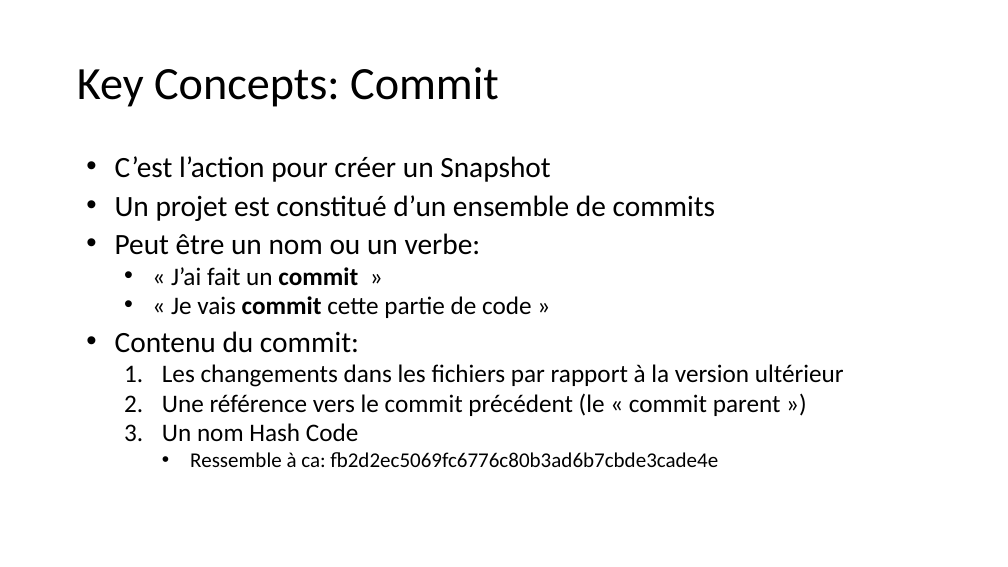
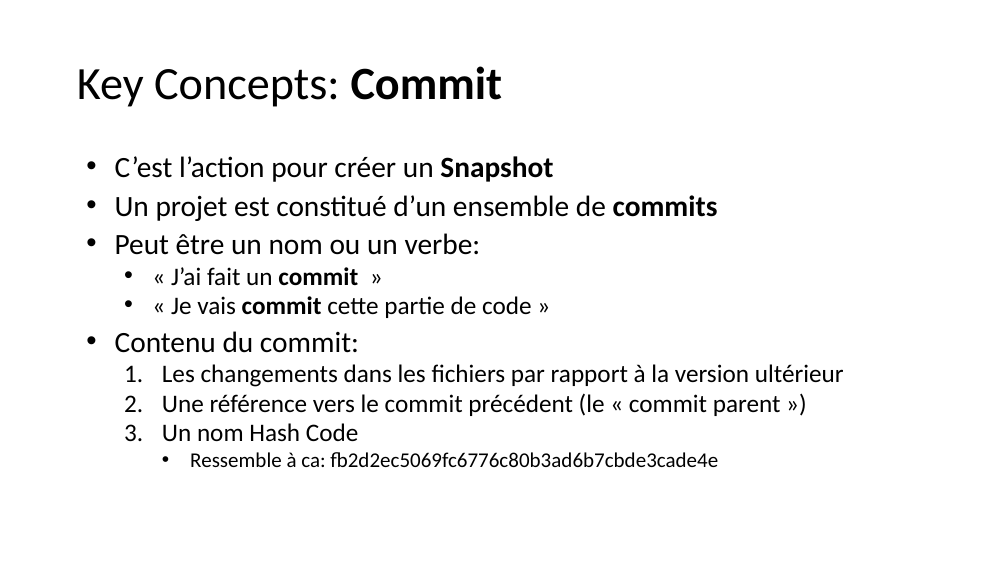
Before and after one commit to PolyCortex/Tuto-Git, a slide deck: slide 7 of Git-Tutorial-Good.pptx. Drawn at 1008x567 pixels with LibreOffice and Linux fonts; fonts in the diff are those of the drawing. Boxes give left, top, right and bottom in pixels: in the first picture for what was removed or moved away, otherwise in the second. Text is boxed around its words. In the diff, an @@ line names an element or a change of style, - is before the commit and + after.

```diff
--- a/Git-Tutorial-Good.pptx
+++ b/Git-Tutorial-Good.pptx
@@ title "Key Concepts: Commit" at box(77, 66, 503, 107): bold on in "Commit" @@
@@ text at box(115, 156, 718, 221): bold on in "Snapshot", "commits" @@
```
Also in this commit, not shown: 11 other slides changed, 1 other file.
